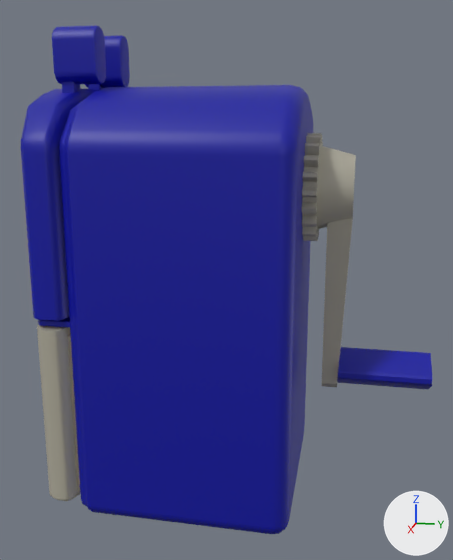
A saved change to the FBX model resources/stage5/objects/E_kezuri.fbx.
Both versions are drawn from a 50 mm camera at (2.91, 0.51, 0.68) aimed at (0.02, -0.06, -0.04). Arrows for +X, +Y and +Z are at lower right; the lights stay in place. Where no turn or scale is listed for an object, it has been applied to the vertices.

Objects in the first picture: 'E_kezuri'.
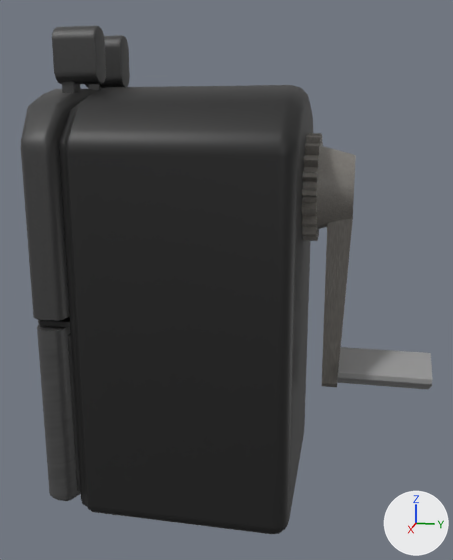
Location of each change, [x1, y1, x2, y2] in pixels of the pictures (453 x 560 px):
'E_kezuri', surface changed (blue to black): [21, 26, 432, 534] in both

The change in detail:
Picture 'En_1.png' (img_en_1_png) is new.
Picture 'En.png' (img_en_png) is new.
Material 'K1' (mat_k1) changes its picture from img_kezuri2_png to img_en_png.
Material 'K2' (mat_k2) changes its picture from img_kezuri1_png to img_en_1_png.
